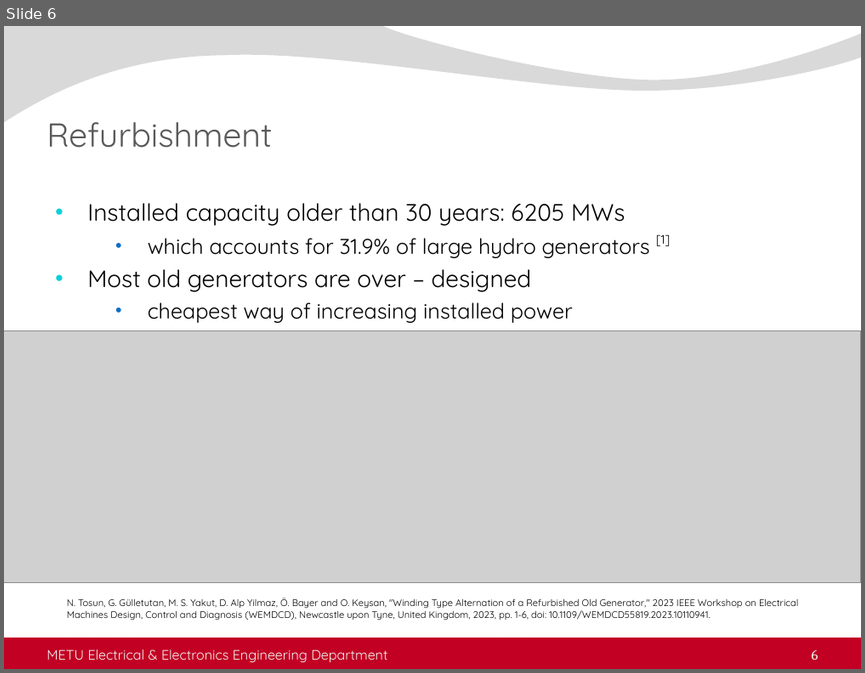
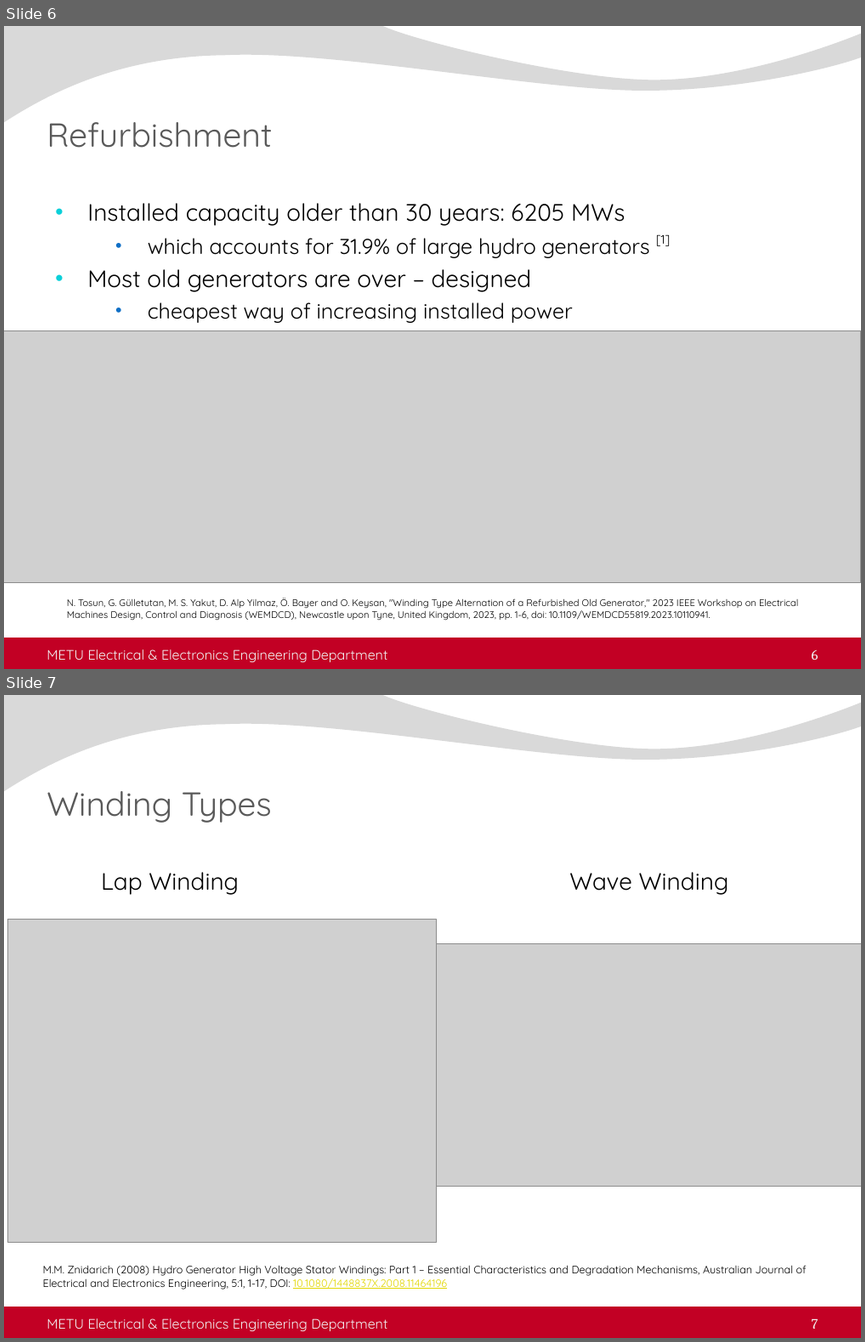
Before and after one commit to sametyakut/Studies, a slide deck: Presentations/5-Seminar_Presentation_2023_11_23.pptx. Shown one above the other, each under a label of ours: slide 6 before the commit, slides 6 and 7 after it. The pictures are 865x673 and 865x1342 pixels, drawn with LibreOffice and Linux fonts; fonts in the diff are those of the drawing; grey boxes stand for pictures; background and template pictures are left out. Boxes give left, top, right and bottom in pixels: in the first picture for what was removed or moved away, otherwise in the second. Text is boxed around its words. In the diff, an @@ line names an element or a change of style, - is before the commit and + after.

```diff
--- a/Presentations/5-Seminar_Presentation_2023_11_23.pptx
+++ b/Presentations/5-Seminar_Presentation_2023_11_23.pptx
@@ slide 7 added at <box>4,695,861,1338</box>, background picture (left out); not listed: 2 template elements that a slide beside it also shows @@
@@ title added at <box>46,791,272,823</box>, 28 pt, text #595959 @@
+Winding Types
@@ text added at <box>101,872,729,895</box>, 20 pt, text #000000 @@
+Lap Winding Wave Winding
@@ picture added at <box>7,919,436,1242</box> @@
@@ picture added at <box>436,943,861,1186</box> @@
@@ text added at <box>43,1265,806,1289</box>, 9 pt, text #000000 @@
+M.M. Znidarich (2008) Hydro Generator High Voltage Stator Windings: Part 1 – Essential Characteristics and Degradation Mechanisms, Australian Journal of Electrical and Electronics Engineering, 5:1, 1-17, DOI: 10.1080/1448837X.2008.11464196
@@ text added at <box>46,1318,387,1332</box>, 11.5 pt, text #F2F2F2 @@
+METU Electrical & Electronics Engineering Department
@@ page number added at <box>812,1318,818,1328</box>, 12 pt, text #F2F2F2 @@
+7
```
Also in this commit, not shown: 10 slides changed, 7 other slides added, 4 other files.
